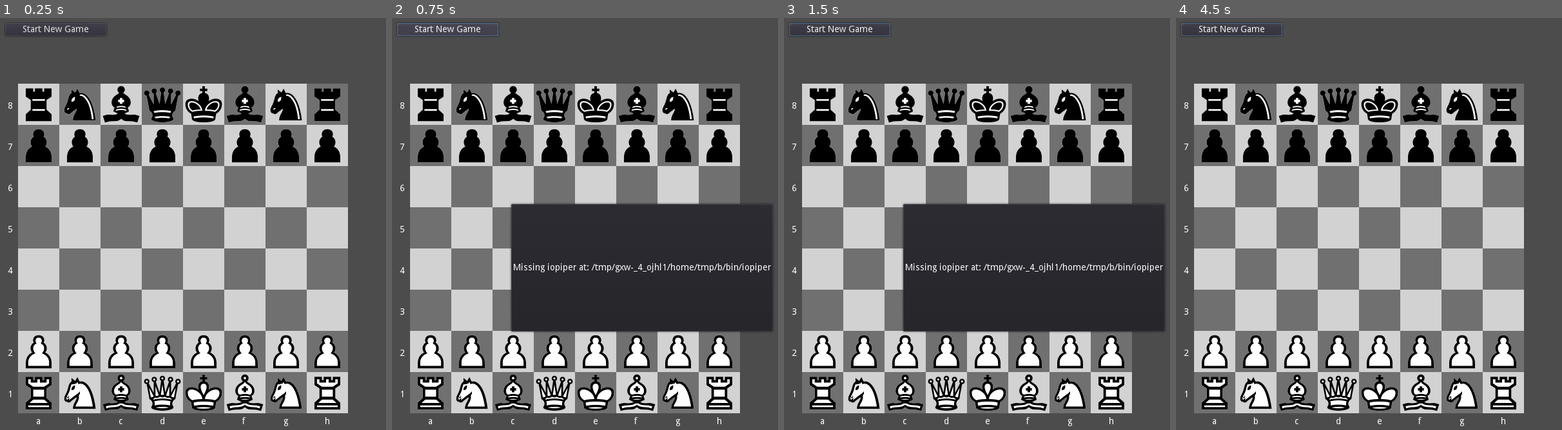
Above: before the commit, frames 1-4 (left to right).
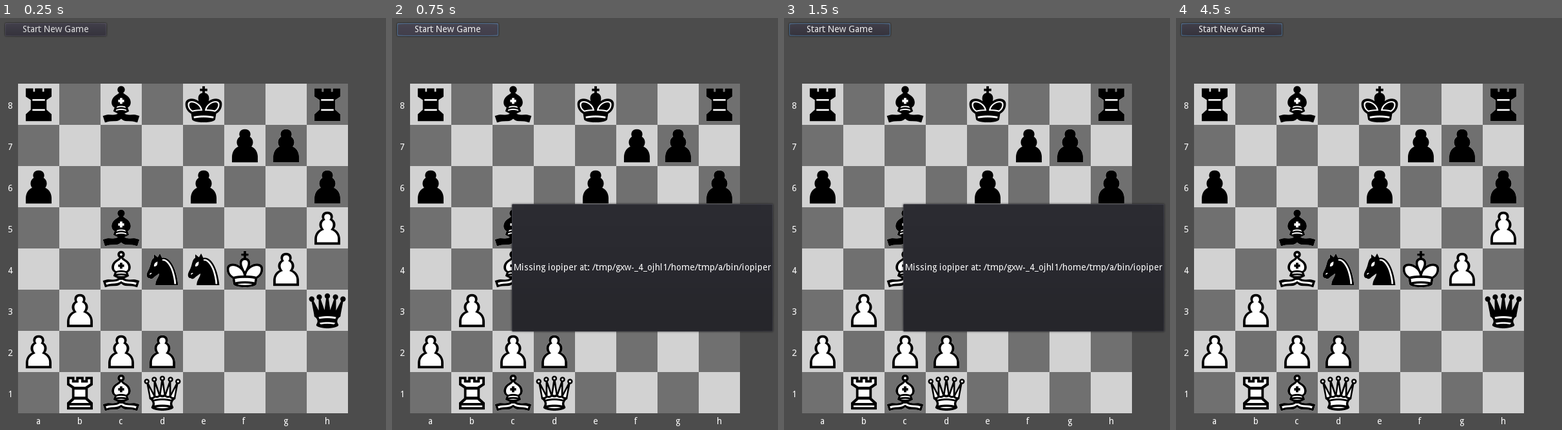
Above: after the commit, the same moments.

Repository: andrew-wilkes/godot-chess
Game: Godot game, scene res://Main.tscn
Same seed, same stepped clock (60 frames per second), same inputs: the game is played once before the commit and once after it.
Inputs (mouse positions are in pixels of both pictures, inside the frame that each line leads up to):
- Up to frame 1 (0.25 s): no input
- Up to frame 2 (0.75 s): click "Start New Game" at 0.5 s
- Up to frame 3 (1.5 s): click "Start New Game" at 1.25 s
- Up to frame 4 (4.5 s): click "Start New Game" at 2 s; tap Enter at 2.75, 4.25 s; move the mouse to (1538, 240) at 2.77 s; click (1538, 240) at 2.92 s; tap Space at 3.5 s; move the mouse to (1322, 294) at 3.52 s; click (1322, 294) at 3.67 s; move the mouse to (1477, 153) at 4.27 s; click (1477, 153) at 4.42 s

The runs differ from the first frame. In frame 1, 13% of the frame differs, in the area x 6-90%, y 16-96%; in frame 2, 11%; in frame 3, 10%; in frame 4, 13%.

Commit message:
Test for check mate

Diff:
--- a/src/Board.gd
+++ b/src/Board.gd
@@ -30,7 +30,8 @@
 	draw_tiles()
 	#hide_labels()
 	# Set standard board layout using Forsyth Edwards encoded string
-	setup_pieces()
+	setup_pieces("r1b1k2r/5pp1/p3p2p/2b4P/2BnnKP1/1P41q/P1PP4/1RBQ4 w qk - 43 21")
+	#setup_pieces()
 	#test_square_is_white()
 	#test_highlight_square()
 	#print(position_to_move(Vector2(0, 0)))
@@ -281,13 +282,32 @@
 	# We flip the side to be checked here depending on if the piece is a king or not
 	var side = p.side
 	if p.key == "K":
-		return is_checked(p.new_pos.x, p.new_pos.y, side)
+		return { "checked": is_checked(p.new_pos.x, p.new_pos.y, side) }
 	else:
 		if p.side == "B":
 			side = "W"
 		else:
 			side = "B"
-		return is_checked(kings[side].pos.x, kings[side].pos.y, side)
+		var pos = Vector2(kings[side].pos.x, kings[side].pos.y)
+		var mated = false
+		var checked = is_checked(pos.x, pos.y, side)
+		if checked:
+			# Scan for check mate
+			var offsets = [[-1,-1],[0,-1],[1,-1],[-1,0],[1,0],[-1,1],[0,1],[1,1]]
+			mated = true
+			for o in offsets:
+				if king_can_move_to(pos.x + o[0], pos.y + o[1], side):
+					mated = is_checked(pos.x + o[0], pos.y + o[1], side)
+				if !mated:
+					break
+		return { "checked": checked, "mated": mated, "side": side }
+
+
+func king_can_move_to(x, y, side):
+	if x < 0 or x > 7 or y < 0 or y > 7:
+		return false
+	var p = get_piece_in_grid(x, y)
+	return p == null or p.side != side
 
 
 # Check if position is under attack
--- a/src/Main.gd
+++ b/src/Main.gd
@@ -5,10 +5,10 @@
 var board
 var engine
 var pid = 0
-var started = false
 var moves: PoolStringArray
-
-enum { IDLE, CONNECTING, STARTING, PLAYER_TURN, ENGINE_TURN } # states
+var fen = "r1b1k2r/5pp1/p3p2p/2b4P/2BnnKP1/1P41q/P1PP4/1RBQ4 w qk - 43 21"
+
+enum { IDLE, CONNECTING, STARTING, PLAYER_TURN, ENGINE_TURN, PLAYER_WIN, ENGINE_WIN } # states
 var state = IDLE
 enum { CONNECT, NEW_GAME, DONE, ERROR, MOVE } # events
 
@@ -72,11 +72,10 @@
 				MOVE:
 					ponder()
 					# msg should contain the player move
-					if !started:
-						started = true
+					if fen == "":
 						engine.send_packet("position startpos moves " + msg)
 					else:
-						var fen = board.get_fen("b")
+						fen = board.get_fen("b")
 						print(fen)
 						engine.send_packet("position fen %s moves %s" % [fen, msg])
 					engine.send_packet("go movetime 1000")
@@ -89,6 +88,14 @@
 						move_engine_piece(move)
 						state = PLAYER_TURN
 					print(msg)
+		PLAYER_WIN:
+			match event:
+				DONE:
+					print("Player won")
+		ENGINE_WIN:
+			match event:
+				DONE:
+					print("Engine won")
 
 
 func get_best_move(s: String):
@@ -182,7 +189,7 @@
 					ok_to_move = false
 	if ok_to_move:
 		if piece.key == "K":
-			if board.is_king_checked(piece):
+			if board.is_king_checked(piece).checked:
 				alert("Cannot move into check position!")
 			else:
 				if rook != null:
@@ -192,8 +199,17 @@
 		else:
 			board.take_piece(info.piece)
 			move_piece(piece)
-			if board.is_king_checked(piece):
-				alert("Check")
+			var status = board.is_king_checked(piece)
+			if status.mated:
+				alert("Check Mate!")
+				if status.side == "B":
+					state = PLAYER_WIN
+				else:
+					state = ENGINE_WIN
+				handle_state(DONE)
+			else:
+				if status.checked:
+					alert("Check")
 	return_piece(piece)
 
 
